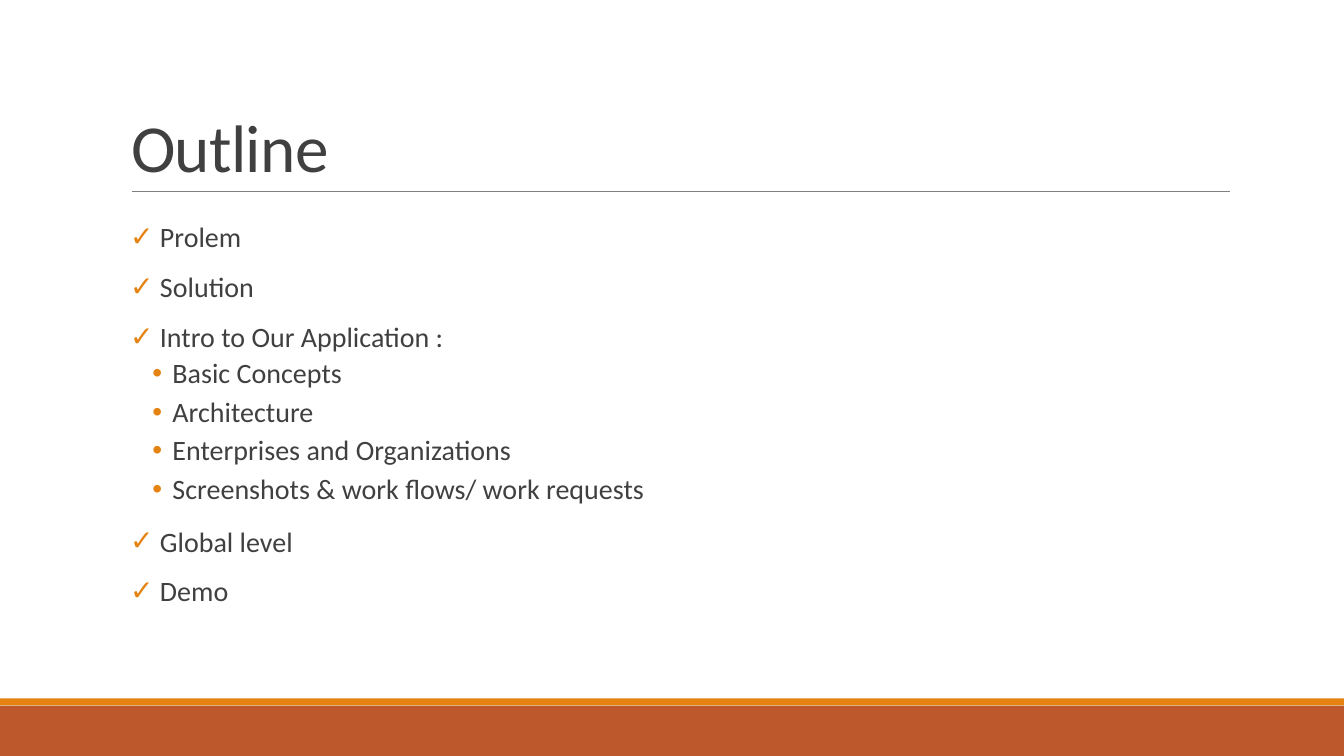
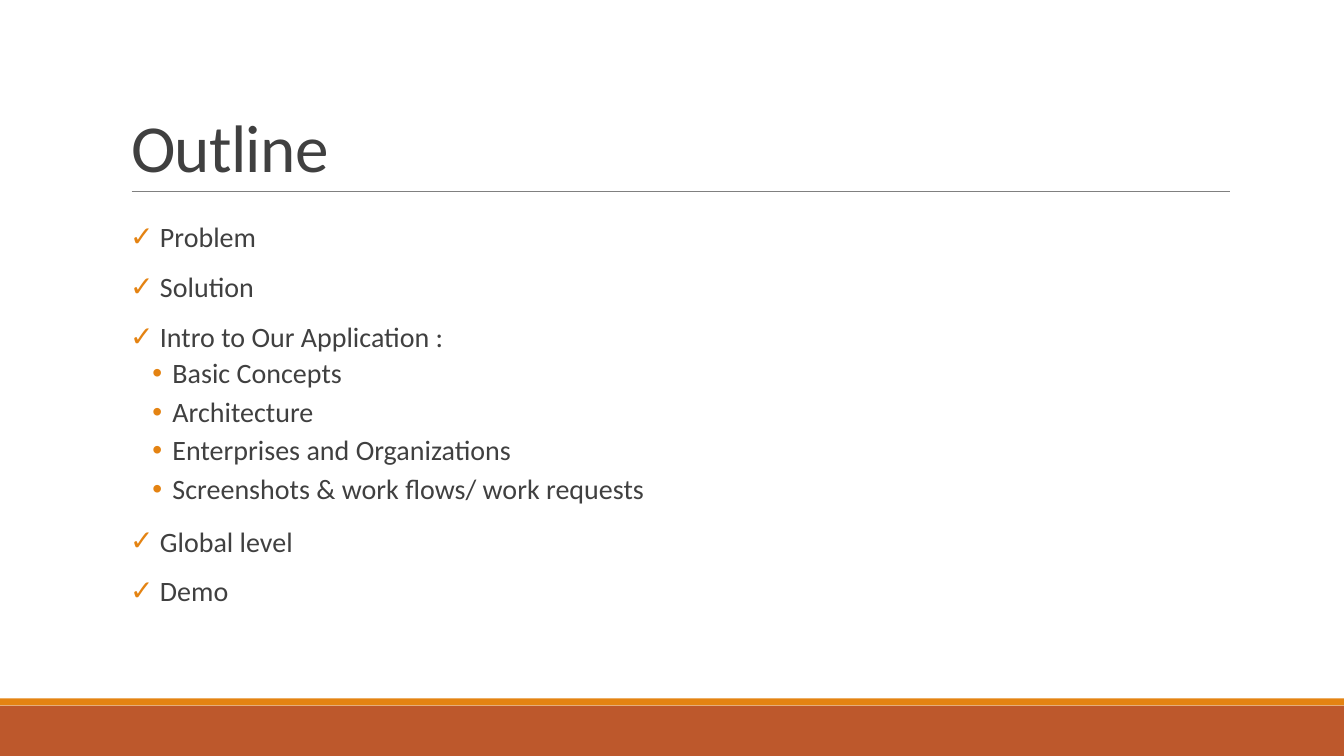
Before and after one commit to louis33217/Project, a slide deck: slide 2 of Final project/INFO 5100 Final Project.pptx. Drawn at 1344x756 pixels with LibreOffice and Linux fonts; fonts in the diff are those of the drawing. Boxes give left, top, right and bottom in pixels: in the first picture for what was removed or moved away, otherwise in the second. Text is boxed around its words. In the diff, an @@ line names an element or a change of style, - is before the commit and + after.

```diff
--- a/Final project/INFO 5100 Final Project.pptx
+++ b/Final project/INFO 5100 Final Project.pptx
@@ text at (160,227,256,247): text changed @@
-✓ Prolem
+✓ Problem
```
Also in this commit, not shown: 4 other slides changed, 4 slides added, 2 slides removed.
